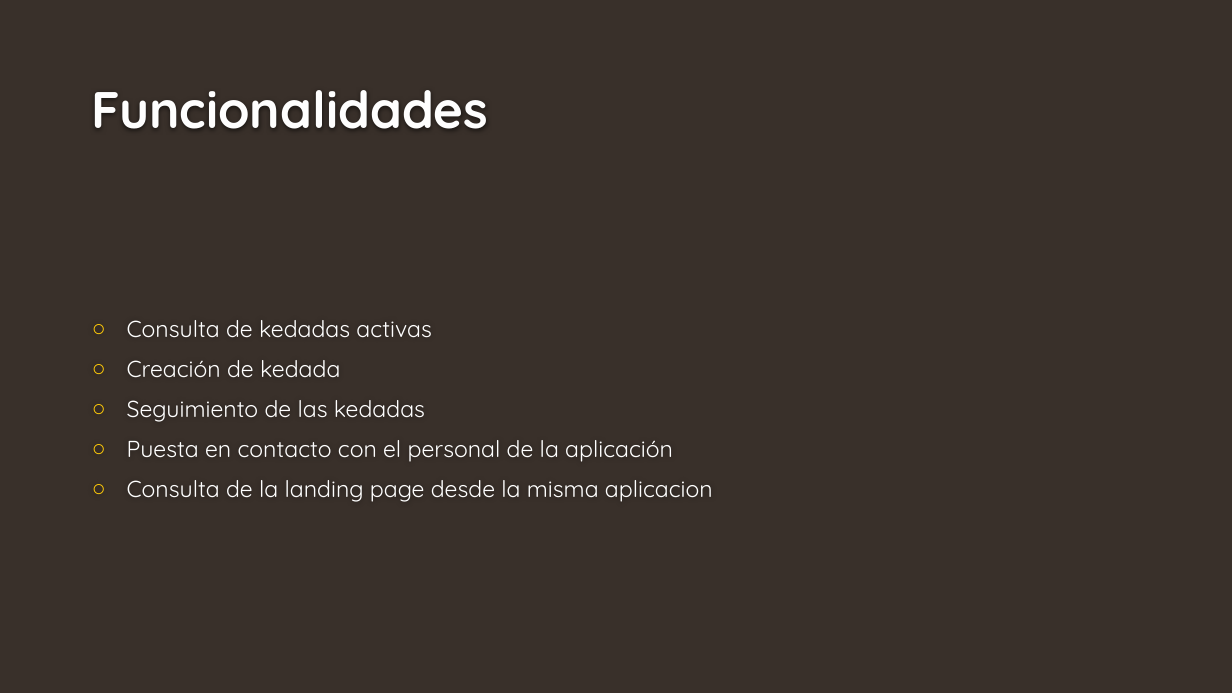
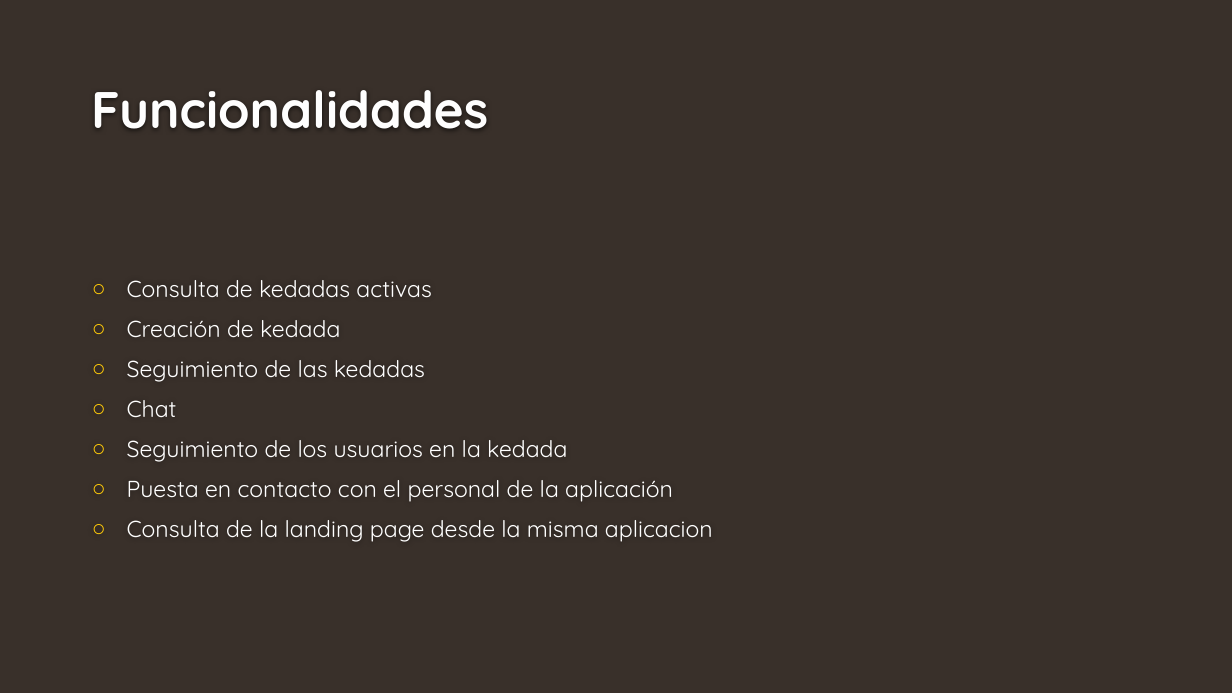
Before and after one commit to iechavarri/AppARO, a slide deck: slide 5 of Presentacion final/Kedadas.pptx. Drawn at 1232x693 pixels with LibreOffice and Linux fonts; fonts in the diff are those of the drawing; background and template pictures are left out. Boxes give left, top, right and bottom in pixels: in the first picture for what was removed or moved away, otherwise in the second. Text is boxed around its words. In the diff, an @@ line names an element or a change of style, - is before the commit and + after.

```diff
--- a/Presentacion final/Kedadas.pptx
+++ b/Presentacion final/Kedadas.pptx
@@ text at box(127, 400, 567, 462): paragraphs added @@
+○ Chat
+○ Seguimiento de los usuarios en la kedada
```
Also in this commit, not shown: 4 other slides changed.
